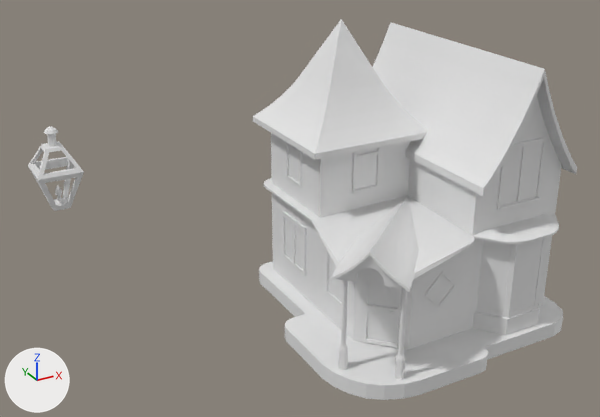
The Blender file HomeWork23.blend as it was, and as the next commit left it.
Rendered twice from a camera (50 mm lens) standing at (-8.21, -11.32, 8.44) and looking at (-0.4, 2.87, 1.34). Every picture has the same lights, and +X, +Y and +Z are marked at lower left. Materials are left out; every surface is plain grey.

Objects in the first picture: 'Cube', 'Lamp'.
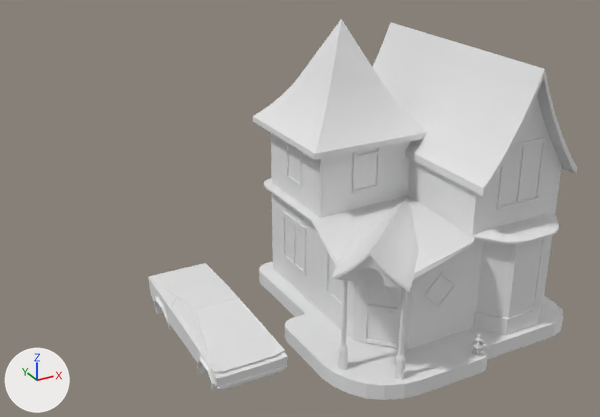
The newer file is also turned or shifted as a whole; pictures and numbers use the older file's frame.

Pixel boxes [x1, y1, x2, y2] of what changed, in the pictures (600 x 417 px):
```json
{"object": "Cibertrack", "change": "shown", "after": [148, 263, 288, 390]}
{"object": "Lamp", "change": "moved, rescaled", "before": [28, 126, 84, 211], "after": [469, 334, 487, 355], "on screen": "67% narrower, 74% shorter"}
```

Scene script edits in JSON lines:
```json
{"op": "set", "path": "ob_lamp.location", "old": "(-4.17, 8.71, 0.78)", "new": "(0.74, -1.7, 0.16)"}
{"op": "set", "path": "ob_lamp.scale", "old": "(0.209, 0.209, 0.827)", "new": "(0.0413, 0.0413, 0.164)"}
{"op": "remove", "block": "ob_cibertrack", "code": "ob_cibertrack.hide_set(True)"}
{"op": "set", "path": "ob_cibertrack.location", "old": "(-1.22, 6.11, 0.78)", "new": "(-3.22, 1.1, 0.37)"}
{"op": "set", "path": "ob_cibertrack.rotation_euler", "old": "(0.0, 0.0, 0.0)", "new": "(0.0, 0.0, 1.571)", "note": "degrees (0, 0, 0) -> degrees (0, 0, 90)"}
{"op": "set", "path": "ob_cibertrack.scale", "old": "(0.575, 0.575, 0.575)", "new": "(0.49, 0.49, 0.49)"}
```
